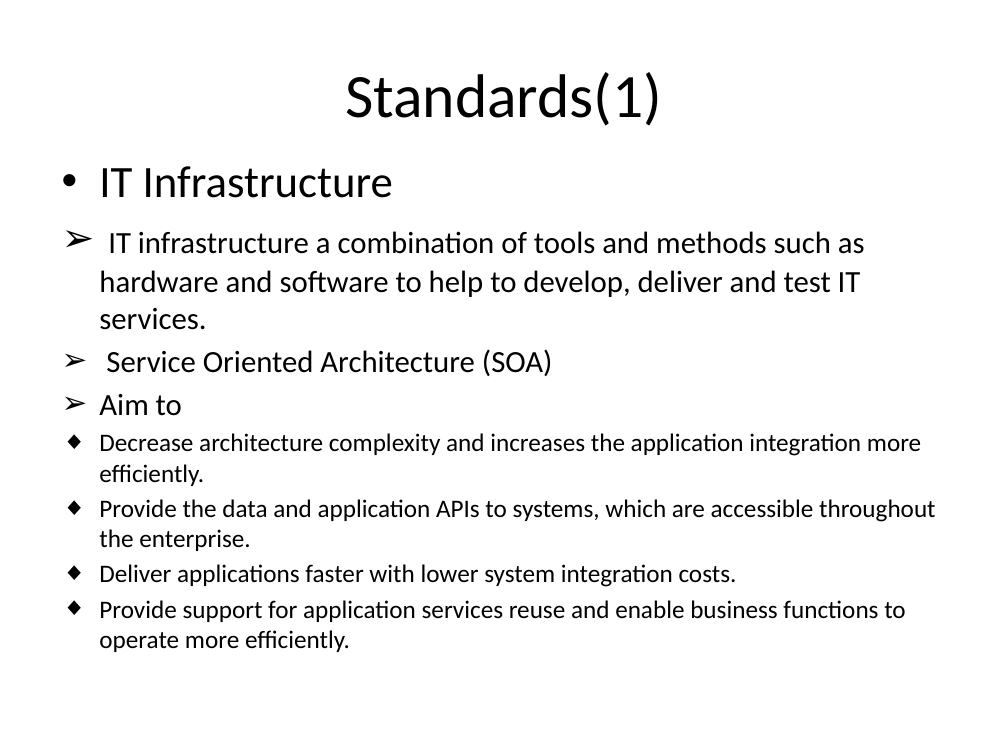
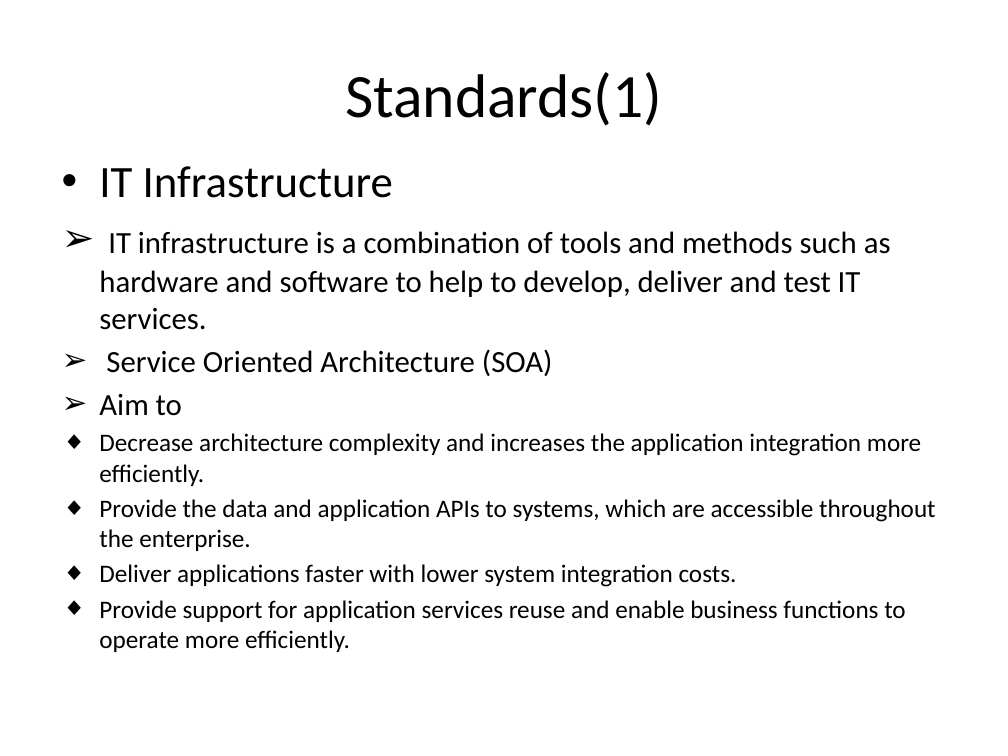
Before and after one commit to J2EEBeliever/INFS-774-LFreeman-JWang-NVilailack, a slide deck: slide 3 of INFS 774 Junxiang Technical Architecture.pptx. Drawn at 1008x756 pixels with LibreOffice and Linux fonts; fonts in the diff are those of the drawing; background and template pictures are left out. Boxes give left, top, right and bottom in pixels: in the first picture for what was removed or moved away, otherwise in the second. Text is boxed around its words. In the diff, an @@ line names an element or a change of style, - is before the commit and + after.

```diff
--- a/INFS 774 Junxiang Technical Architecture.pptx
+++ b/INFS 774 Junxiang Technical Architecture.pptx
@@ text at box(99, 231, 891, 330): text changed @@
-➢ IT infrastructure a combination of tools and methods such as hardware and software to help to develop, deliver and test IT services.
+➢ IT infrastructure is a combination of tools and methods such as hardware and software to help to develop, deliver and test IT services.
```
Also in this commit, not shown: 3 other slides changed.
